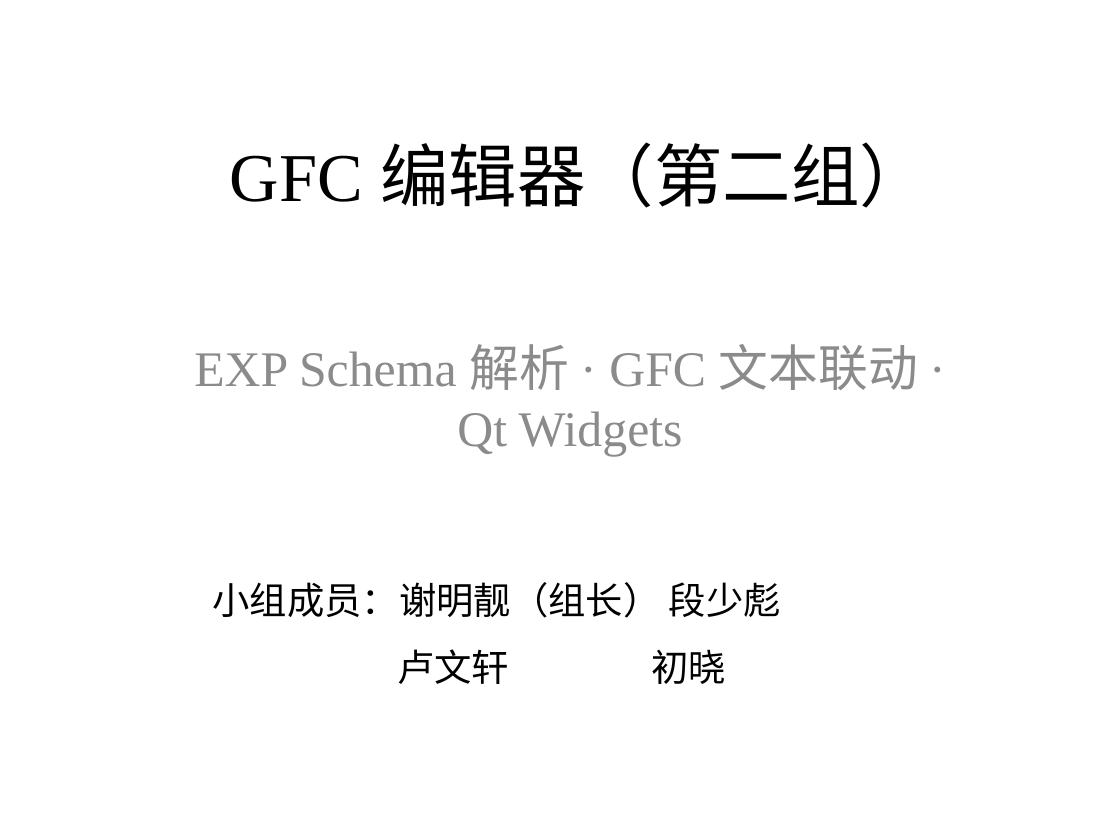
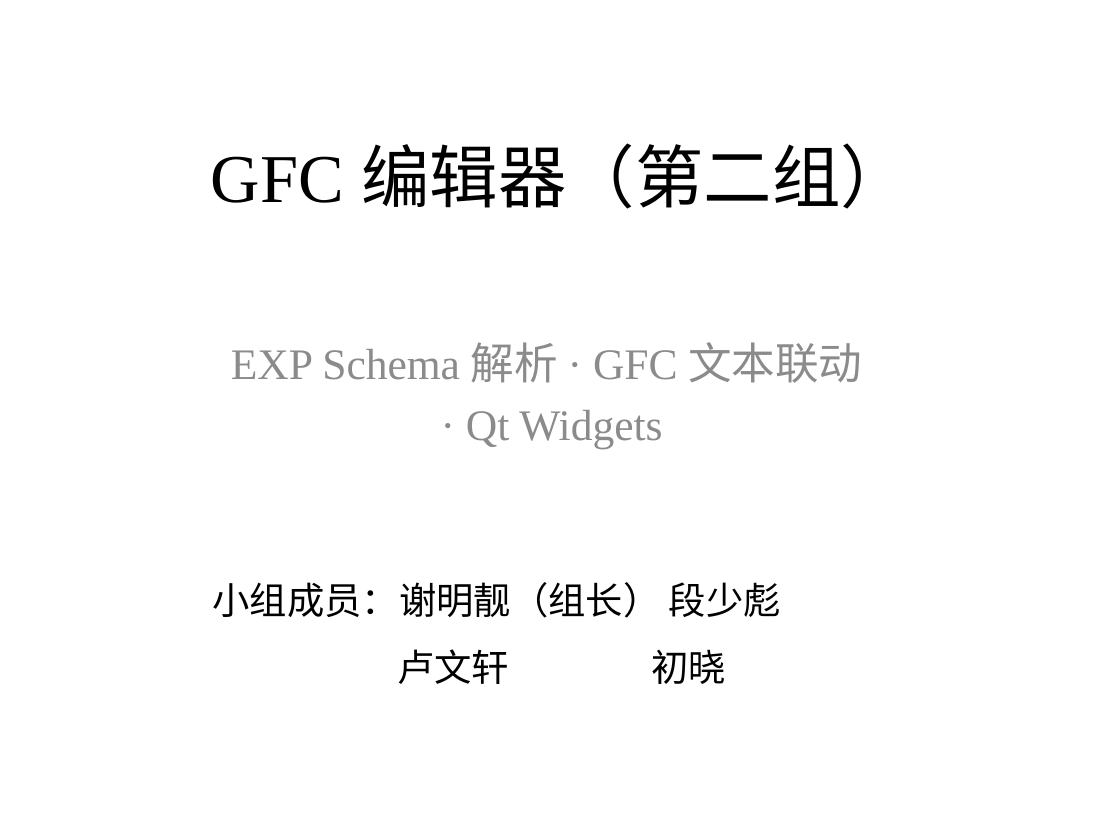
Before and after one commit to azadkong/TOT2025, a slide deck: slide 1 of TOT2025_presentation.pptx. Drawn at 1120x840 pixels with LibreOffice and Linux fonts; fonts in the diff are those of the drawing. Boxes give left, top, right and bottom in pixels: in the first picture for what was removed or moved away, otherwise in the second. Text is boxed around its words. In the diff, an @@ line names an element or a change of style, - is before the commit and + after.

```diff
--- a/TOT2025_presentation.pptx
+++ b/TOT2025_presentation.pptx
@@ title "GFC 编辑器（第二组）": place and size @@
-title "GFC 编辑器（第二组）" at (230,142,928,208)
+title "GFC 编辑器（第二组）" at (211,143,909,209)
@@ subtitle at (231,342,862,448): text changed; size 32 to 28 pt @@
-EXP Schema 解析 · GFC 文本联动 · Qt Widgets
+EXP Schema 解析 · GFC 文本联动
+· Qt Widgets
```
Also in this commit, not shown: 4 other slides changed.
